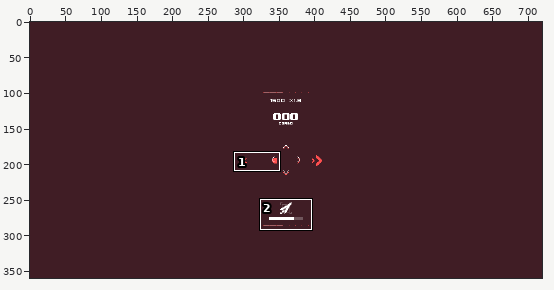
Two versions of one pixel-art file, Resources/wip/effects/lanceeffect.aseprite. Above, an overview of the earlier version with the close-up marked.
Close-up. Earlier state:
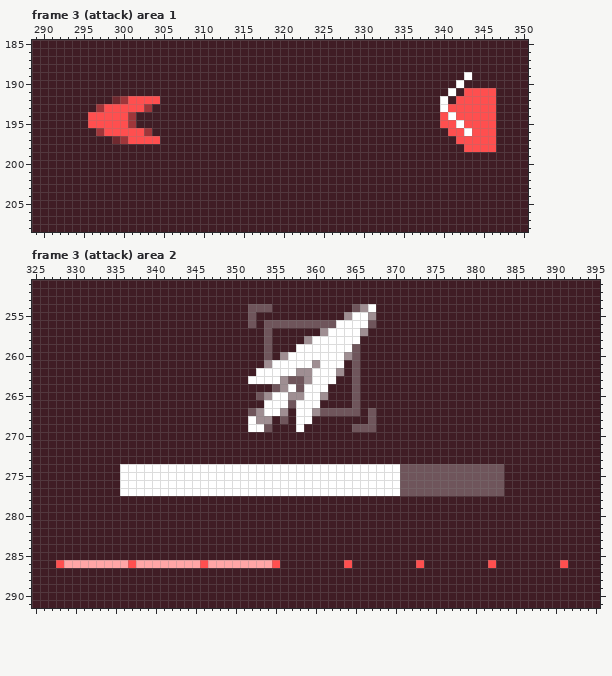
720x360 pixels, 21 frames. Colours within 5 levels of each other are drawn and written as one. Shown: frame 3 (attack) area 1: x 289..350, y 185..208; frame 3 (attack) area 2: x 325..395, y 251..291. The commit also changed other frames or places, which this record leaves out.
The same view after the edit:
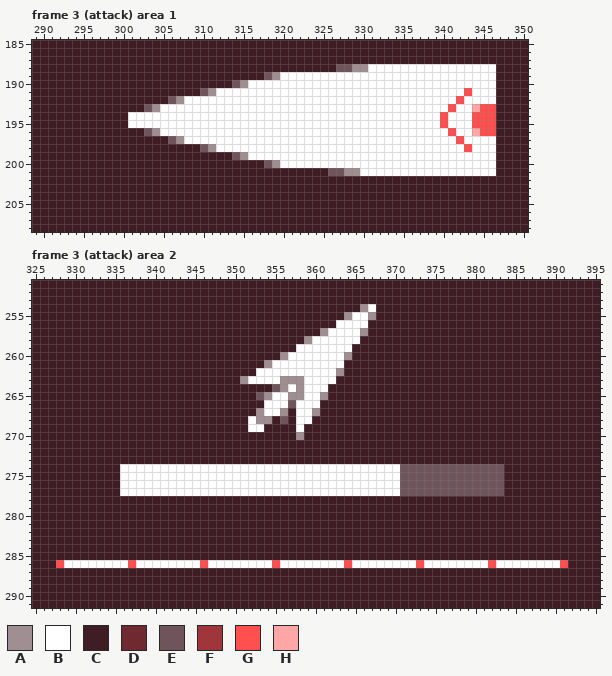
Palette (. is transparent): A #9f8e92  B #ffffff  C #401d25  D #6f292f  E #6f555b  F #9f363a  G #ff4f4f  H #ffa6a6
Edits made:
Frame 3 (attack) area 1, layer "attack/tail":
y 188: x 327..346 CCCCCCCCCCCCCCCCCCCC -> EEAABBBBBBBBBBBBBBBB
y 189: x 318..342 CCCCCCCCCCCCCCCCCCCCCCCCC -> EABBBBBBBBBBBBBBBBBBBBBBB; x 344..346 CCC -> BBB
y 190: x 314..341 CCCCCCCCCCCCCCCCCCCCCCCCCCCC -> EABBBBBBBBBBBBBBBBBBBBBBBBBB; x 343..346 CCCC -> BBBB
y 191: x 310..340 CCCCCCCCCCCCCCCCCCCCCCCCCCCCCCC -> EABBBBBBBBBBBBBBBBBBBBBBBBBBBBB; x 342 C -> B; x 344..346 GGG -> BBB
y 192: x 299..304 DFGGGG -> CCCCCC; x 306..339 CCCCCCCCCCCCCCCCCCCCCCCCCCCCCCCCCC -> EABBBBBBBBBBBBBBBBBBBBBBBBBBBBBBBB; x 341 C -> B; x 343..346 GGGG -> BBBB
y 193: x 297..339 FGGGGGFCCCCCCCCCCCCCCCCCCCCCCCCCCCCCCCCCCCC -> CCCCCCEABBBBBBBBBBBBBBBBBBBBBBBBBBBBBBBBBBB; x 342..344 GGG -> BBH
y 194: x 296..339 GGGGGFCCCCCCCCCCCCCCCCCCCCCCCCCCCCCCCCCCCCCC -> CCCCCBBBBBBBBBBBBBBBBBBBBBBBBBBBBBBBBBBBBBBB; x 342..343 GG -> BB
y 195: x 296..339 GGGGGFCCCCCCCCCCCCCCCCCCCCCCCCCCCCCCCCCCCCCC -> CCCCCBBBBBBBBBBBBBBBBBBBBBBBBBBBBBBBBBBBBBBB; x 341 G -> B; x 343 G -> B
y 196: x 297..340 FGGGGGFCCCCCCCCCCCCCCCCCCCCCCCCCCCCCCCCCCCCC -> CCCCCCEABBBBBBBBBBBBBBBBBBBBBBBBBBBBBBBBBBBB; x 342 G -> B; x 344 G -> H
y 197: x 299..304 DFGGGG -> CCCCCC; x 306..341 CCCCCCCCCCCCCCCCCCCCCCCCCCCCCCCCCCCC -> EABBBBBBBBBBBBBBBBBBBBBBBBBBBBBBBBBB; x 343..346 GGGG -> BBBB
y 198: x 310..342 CCCCCCCCCCCCCCCCCCCCCCCCCCCCCCCCC -> EABBBBBBBBBBBBBBBBBBBBBBBBBBBBBBB; x 344..346 GGG -> BBB
y 199: x 314..346 CCCCCCCCCCCCCCCCCCCCCCCCCCCCCCCCC -> EABBBBBBBBBBBBBBBBBBBBBBBBBBBBBBB
y 200: x 318..346 CCCCCCCCCCCCCCCCCCCCCCCCCCCCC -> EABBBBBBBBBBBBBBBBBBBBBBBBBBB
y 201: x 326..346 CCCCCCCCCCCCCCCCCCCCC -> EEAABBBBBBBBBBBBBBBBB
Frame 3 (attack) area 2, layers "hud", "attack/hud+":
y 254: x 352..354 EEE -> CCC; x 365 E -> C
y 255: x 352 E -> C
y 256: x 352 E -> C; x 354..362 EEEEEEEEE -> CCCCCCCCC; x 367 E -> C
y 257..258: x 354 E -> C
y 259..260: x 354 E -> C; x 365 E -> C
y 261: x 360 A -> B; x 365 E -> C
y 262: x 358..359 AA -> BB; x 365 E -> C
y 263: x 351 C -> A; x 357..359 EEA -> AAB; x 365 E -> C
y 264: x 358 E -> A; x 365 E -> C
y 265..266: x 365 E -> C
y 267: x 352 E -> C; x 361..365 EEEEE -> CCCCC; x 367 E -> C
y 268: x 367 E -> C
y 269: x 354 E -> C; x 365..367 EEE -> CCC
y 270: x 358 C -> A
y 286: x 329..336 HHHHHHHH -> BBBBBBBB; x 338..345 HHHHHHHH -> BBBBBBBB; x 347..354 HHHHHHHH -> BBBBBBBB; x 356..363 CCCCCCCC -> BBBBBBBB; x 365..372 CCCCCCCC -> BBBBBBBB; x 374..381 CCCCCCCC -> BBBBBBBB; x 383..390 CCCCCCCC -> BBBBBBBB
